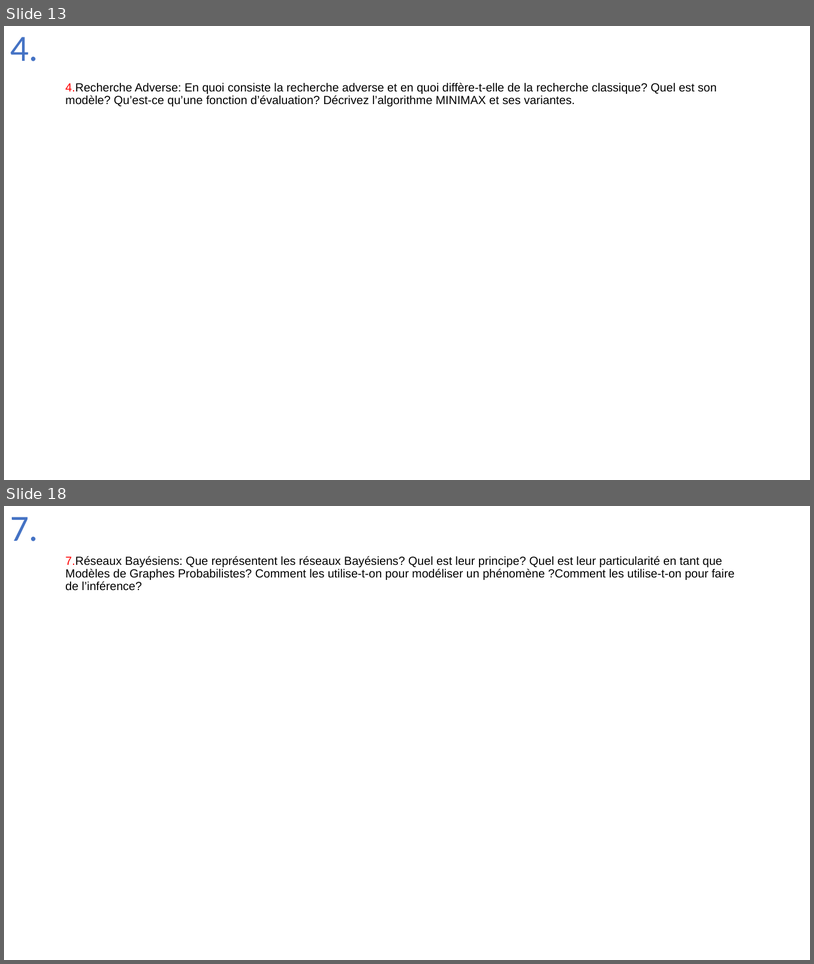
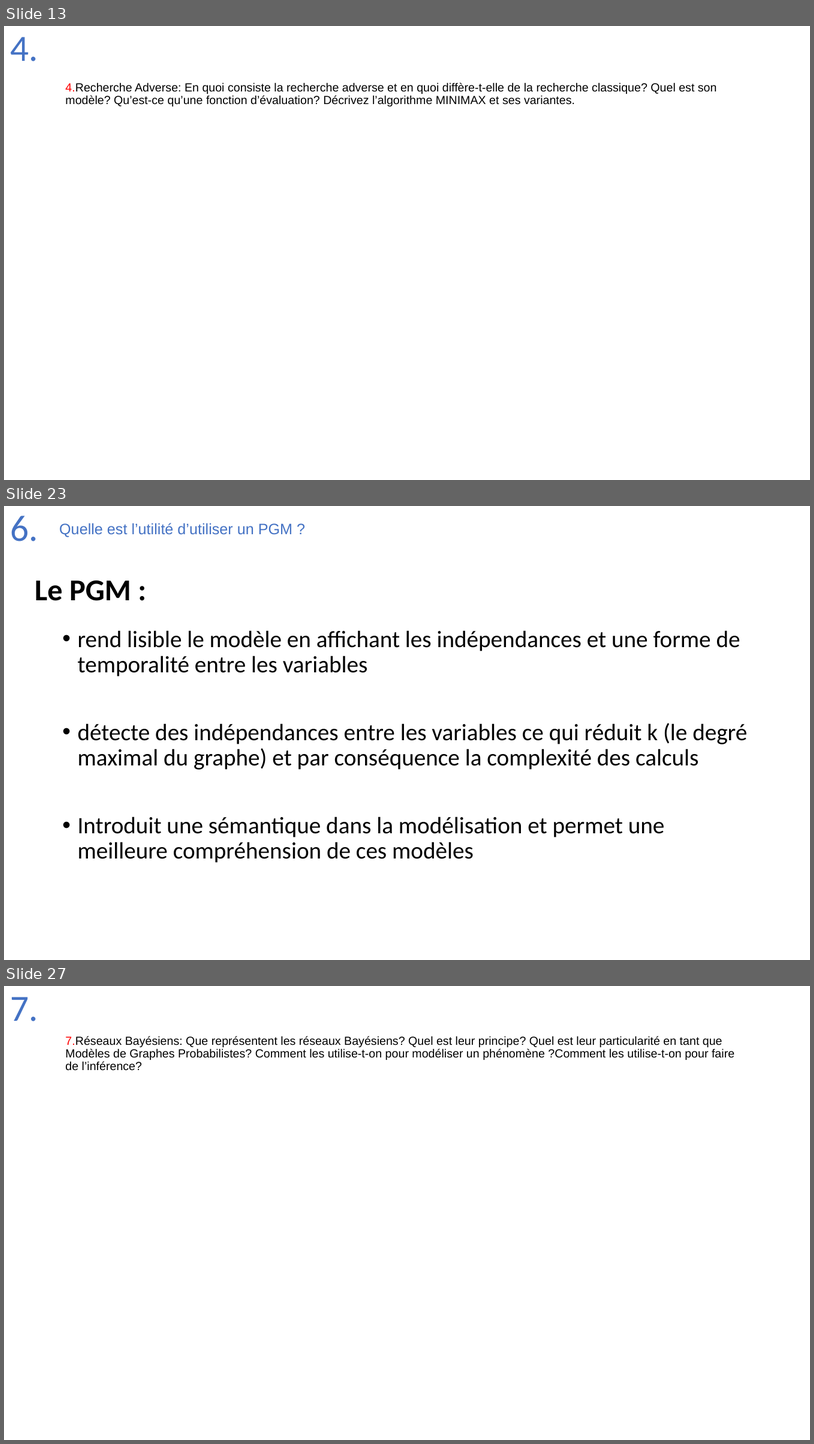
Before and after one commit to Joao-Quinta/Uni3eme, a slide deck: intelligenceArtificielle/Intelligence_artificielle_exam.pptx. Shown one above the other, each under a label of ours: slides 13 and 18 before the commit, slides 13, 23 and 27 after it; the slides between them are not shown. The pictures are 814x964 and 814x1444 pixels, drawn with LibreOffice and Linux fonts; fonts in the diff are those of the drawing. Boxes give left, top, right and bottom in pixels: in the first picture for what was removed or moved away, otherwise in the second. Text is boxed around its words. In the diff, an @@ line names an element or a change of style, - is before the commit and + after.

```diff
--- a/intelligenceArtificielle/Intelligence_artificielle_exam.pptx
+++ b/intelligenceArtificielle/Intelligence_artificielle_exam.pptx
@@ slide 23 added at (4,506,810,960), background #FFFFFF @@
@@ title added at (10,516,38,541), 44 pt, text #4472C4 @@
+6.
@@ text added at (59,523,293,537), 18 pt, text #4472C4 @@
+Quelle est l’utilité d’utiliser un PGM ?
@@ text added at (35,580,131,601), 36 pt, text #000000, bold @@
+Le PGM :
@@ text added at (78,630,747,862), 28 pt, text #000000 @@
+• rend lisible le modèle en affichant les indépendances et une forme de temporalité entre les variables
+• détecte des indépendances entre les variables ce qui réduit k (le degré maximal du graphe) et par conséquence la complexité des calculs
+• Introduit une sémantique dans la modélisation et permet une meilleure compréhension de ces modèles
@@ what was slide 18 is now slide 27 @@
```
Also in this commit, not shown: 4 slides changed, 8 other slides added.
